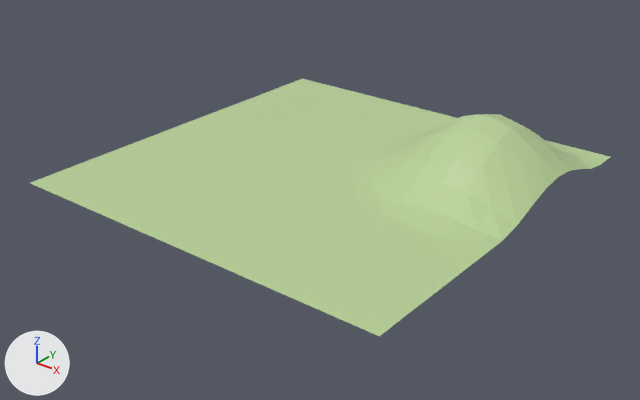
Two versions of the COLLADA model assets/scene_a.dae, one commit apart.
Rendered twice from a camera (50 mm lens) standing at (16.34, -20.93, 11.75) and looking at (0.33, -0.91, -0.67). The lights are fixed; the arrows at lower left show +X, +Y and +Z. Where no turn or scale is listed for an object, it has been applied to the vertices.
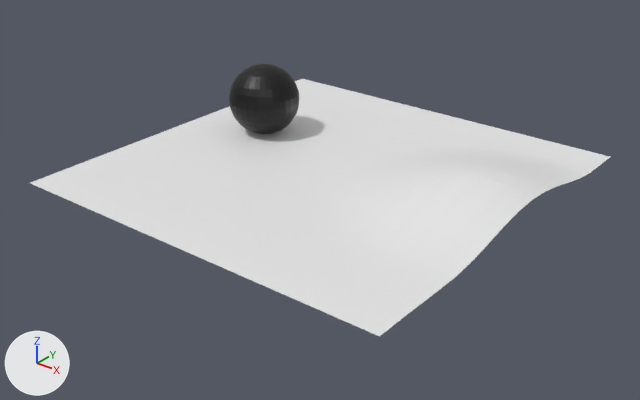
The newer file is also rescaled (x0.801), turned or shifted as a whole; pictures and numbers use the older file's frame.

Location of each change, (x1, y1, x2, y2) in pixels of the pictures (640 x 400 px; the box of a moved part takes in the faces that stretch with it):
'Cat', added (black)
    after: (229, 64, 299, 134)
part 1 of me_plane, moved or reshaped
    before: (317, 114, 601, 291)
    after: (317, 123, 601, 280)
part 2 of me_plane, recoloured (green to white)
    both: (30, 79, 610, 336)

The edits, one by one:
Material 'Material_003' (mat_material_003) is new.
Its base color is (0.0, 0.0, 0.0) (black #000000).
Its roughness is 0.44.
me_plane is used by ob_plane; location (0.0, 0.0, 0.0).
me_plane had 289 vertices, 512 faces and spanned x -6.76..6.76, y -6.76..6.76, z 0.0..2.12.
me_plane now has 289 vertices, 512 faces and spans x -6.76..6.76, y -6.76..6.76, z 0.0..0.89.
me_plane part 1: 83 of 289 vertices moved; they spanned x 0.84..6.76, y -3.38..5.91, z 0.0..2.12 and now span x 0.84..6.76, y -3.38..5.91, z 0.0..0.89; mean shift (0.0, 0.0, -0.32); largest move (4.22, 2.53, 2.12) -> (4.22, 2.53, 0.58).
me_plane part 2: 428 faces spanning x -6.76..6.76, y -6.76..6.76, z 0.0..0.89 switch from mat_material_001 (green #b9d198) to no material.
Mesh me_sphere is new.
It is a UV sphere (32 segments, 16 rings, poles along z) spanning x -1.25..1.25, y -1.25..1.25, z -1.25..1.25.
It uses material mat_material_003 (black #000000).
Object 'Cat' (ob_cat) is new; it shows me_sphere.
Its location is (-3.92, 1.24, 1.22).
